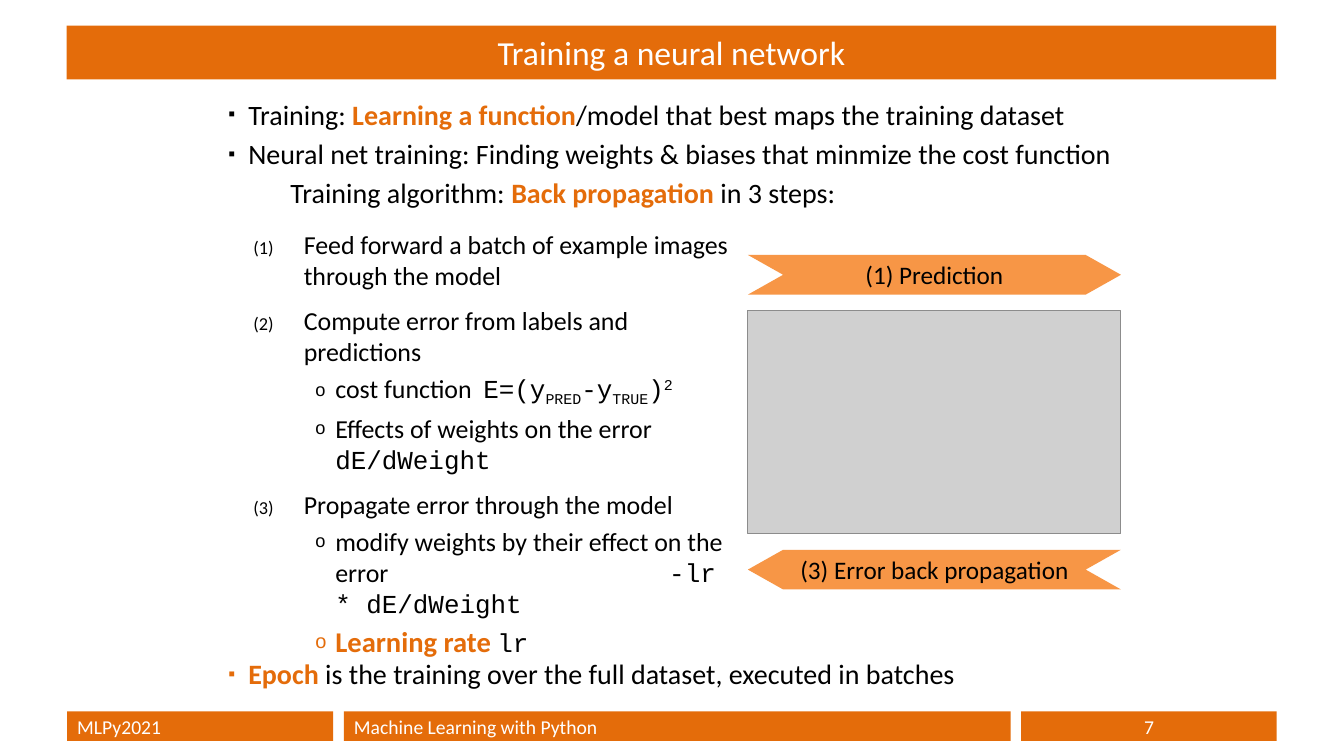
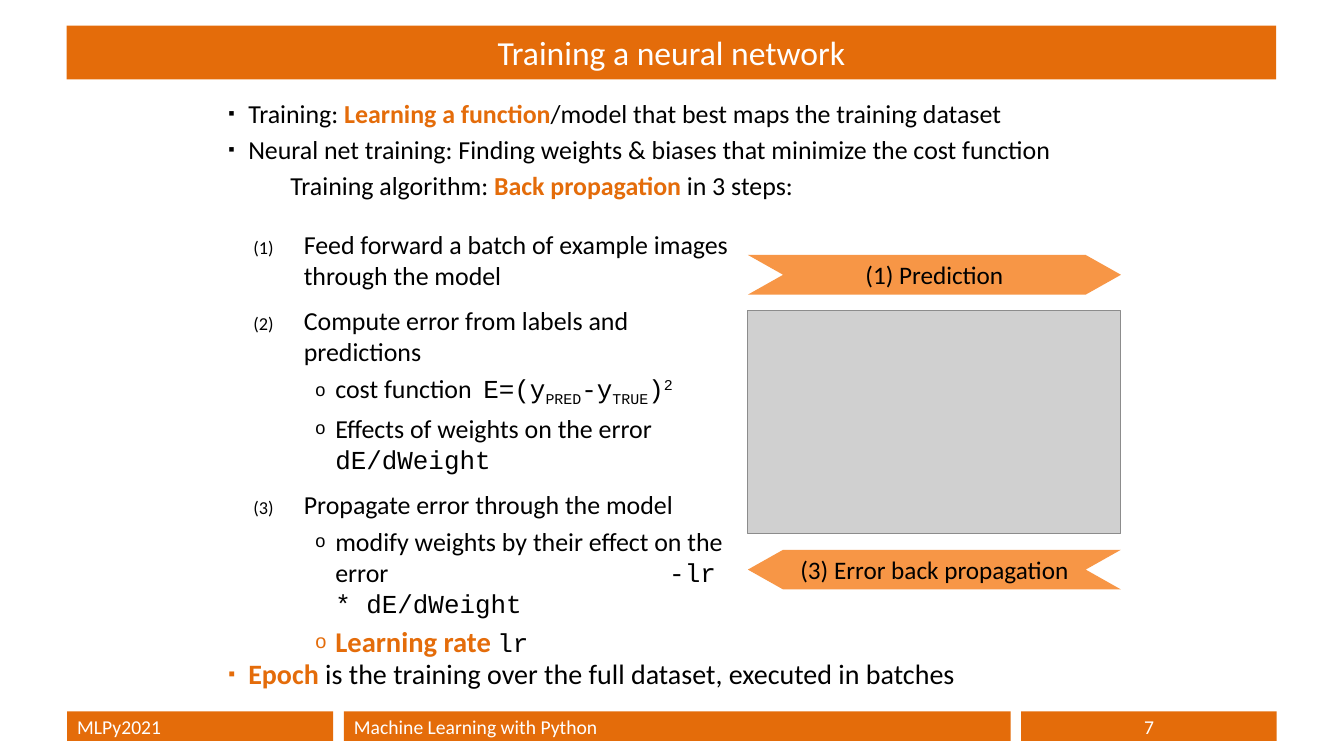
Before and after one commit to munich-ml/MLPy2021, a slide deck: slide 7 of MLPy2021_slides.pptx. Drawn at 1344x756 pixels with LibreOffice and Linux fonts; fonts in the diff are those of the drawing; grey boxes stand for pictures. Boxes give left, top, right and bottom in pixels: in the first picture for what was removed or moved away, otherwise in the second. Text is boxed around its words. In the diff, an @@ line names an element or a change of style, - is before the commit and + after.

```diff
--- a/MLPy2021_slides.pptx
+++ b/MLPy2021_slides.pptx
@@ text at <box>248,104,1001,200</box>: size 20 to 18.5 pt in "Training: Learning a function/model that best maps ...", "Training algorithm: Back propagation in 3 steps:" @@
@@ text at <box>248,141,1050,164</box>: text changed; size 20 to 18.5 pt @@
-▪ Neural net training: Finding weights & biases that minmize the cost function
+▪ Neural net training: Finding weights & biases that minimize the cost function
```
